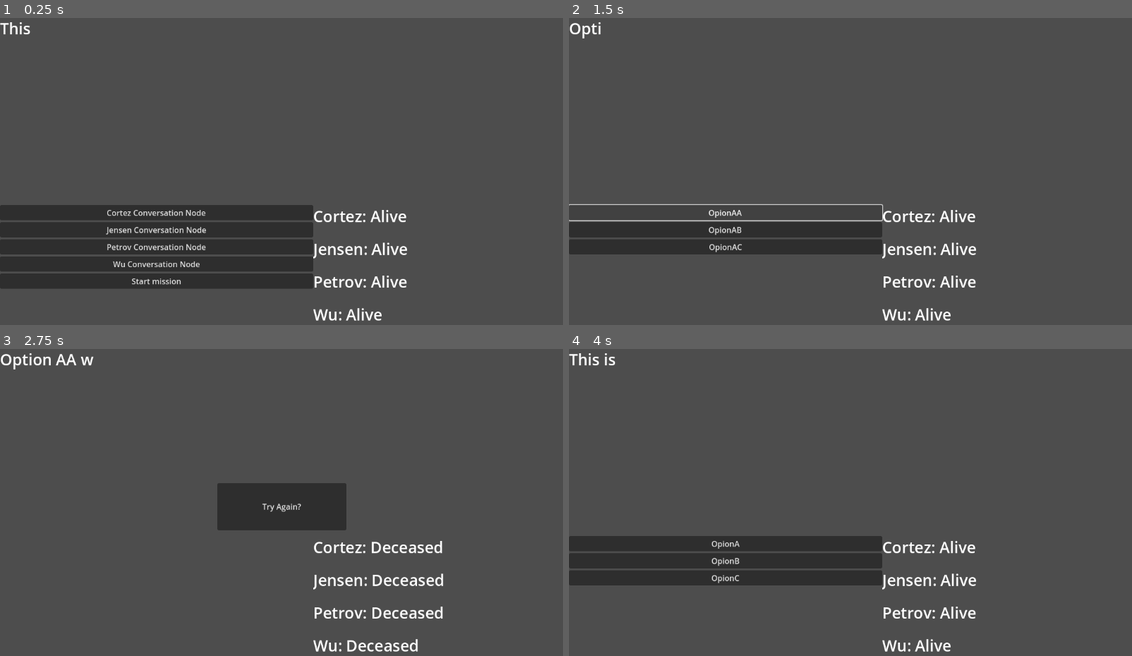
Above: before the commit, frames 1-4 (two rows, left to right).
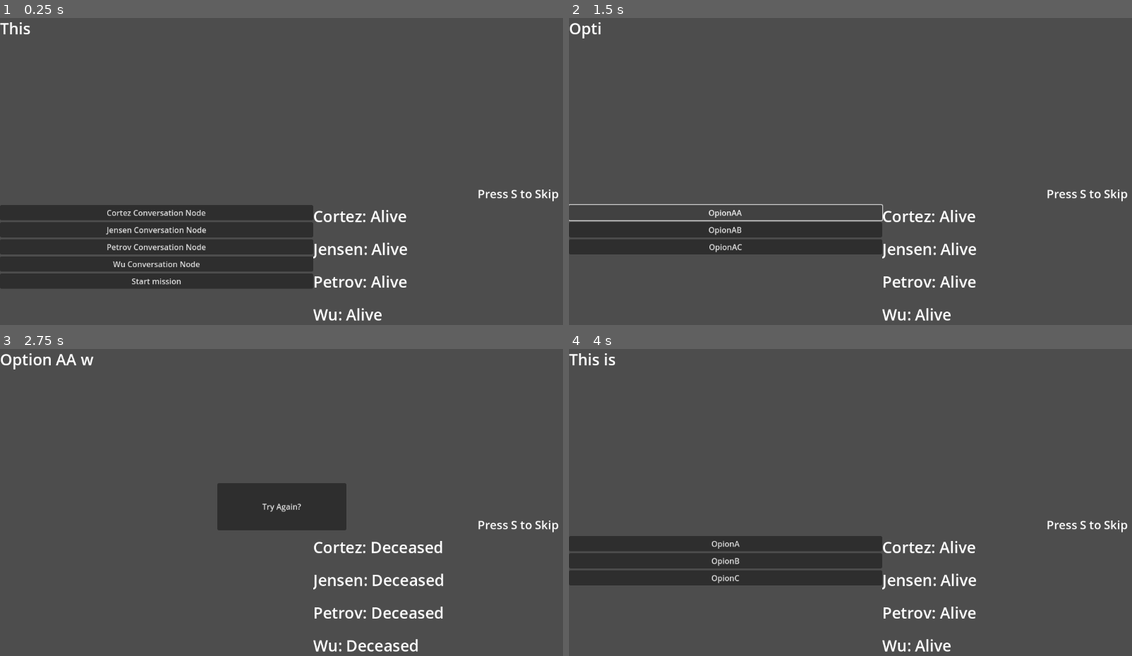
Above: after the commit, the same moments.

Repository: AndreiBondad/brass-game-project
Game: Godot game, scene res://scenes/main_game_scene.tscn
Two runs of this game, one before a commit and one after it. Both use one fixed random seed, a clock stepped at 60 frames per second and the inputs below.
Inputs:
- Up to frame 1 (0.25 s): no input
- Up to frame 2 (1.5 s): click "Start mission" at 0.5 s; click "OpionA" at 1.25 s
- Up to frame 3 (2.75 s): click "OpionAA" at 2 s
- Up to frame 4 (4 s): click "Try Again?" at 2.75 s; click "Start mission" at 3.5 s

The runs differ from the first frame. In frame 1, 0.2% of the frame differs, in the area x 84-100%, y 55-60%; in frame 2, 0.2%; in frame 3, 0.2%; in frame 4, 0.2%.

Commit message:
Created skip notification

Diff:
--- a/scenes/main_game_scene.tscn
+++ b/scenes/main_game_scene.tscn
@@ -100,6 +100,15 @@
 theme_override_font_sizes/normal_font_size = 32
 text = "Wu: "
 
+[node name="SkipNotification" type="RichTextLabel" parent="."]
+layout_mode = 0
+offset_left = 976.0
+offset_top = 344.0
+offset_right = 1152.0
+offset_bottom = 384.0
+theme_override_font_sizes/normal_font_size = 24
+text = "Press S to Skip"
+
 [connection signal="choice_text_update" from="MainText" to="." method="_on_main_text_choice_text_update"]
 [connection signal="game_over" from="MainText" to="." method="_on_main_text_game_over"]
 [connection signal="status_update" from="MainText" to="." method="_on_main_text_status_update"]
